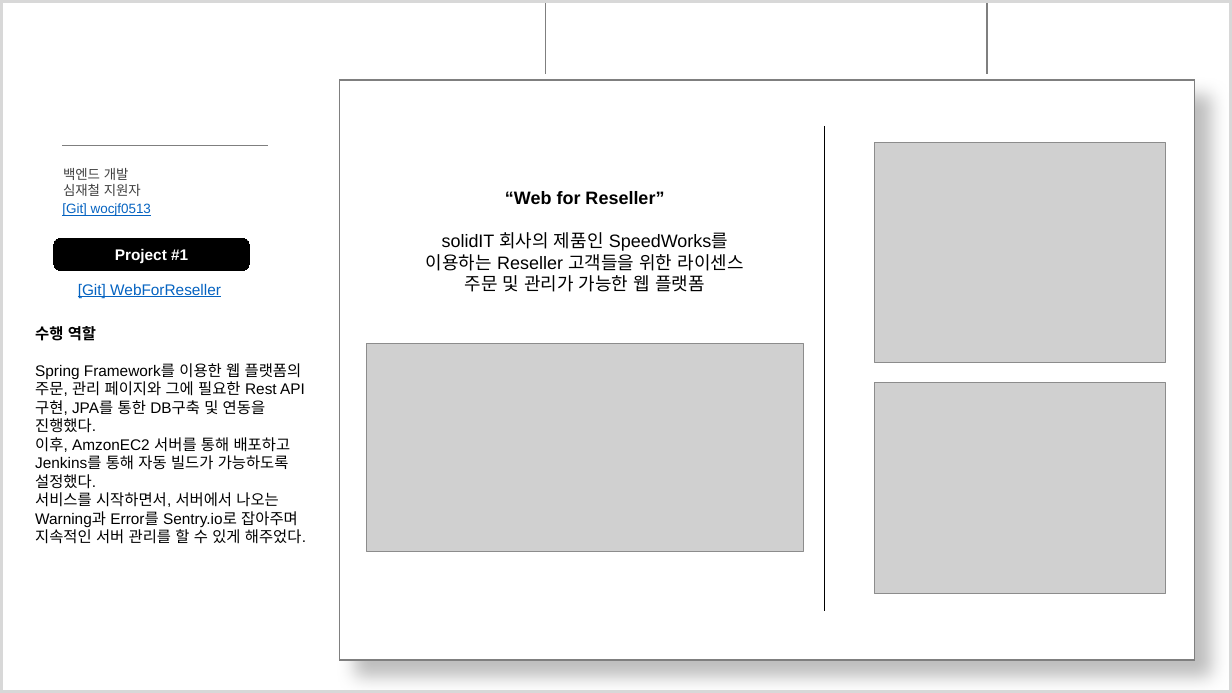
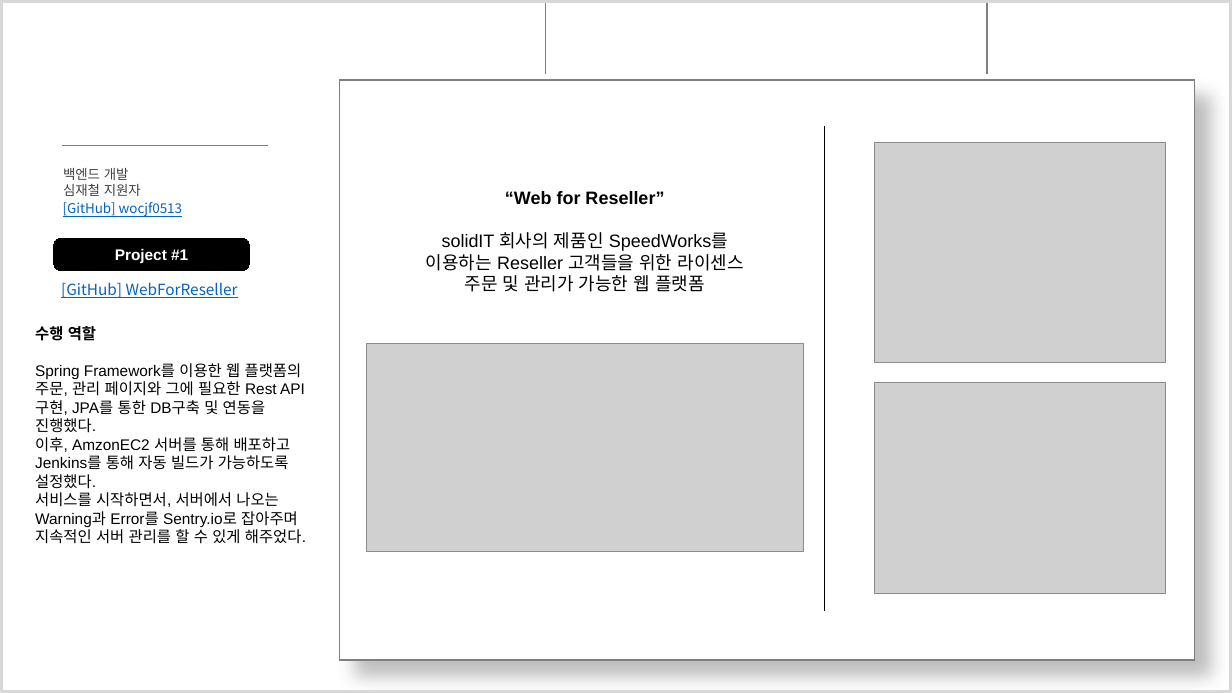
Before and after one commit to wocjf0513/portfolio-ppt, a slide deck: slide 4 of 심재철PT.pptx. Drawn at 1232x693 pixels with LibreOffice and Linux fonts; fonts in the diff are those of the drawing; grey boxes stand for pictures; background and template pictures are left out. Boxes give left, top, right and bottom in pixels: in the first picture for what was removed or moved away, otherwise in the second. Text is boxed around its words. In the diff, an @@ line names an element or a change of style, - is before the commit and + after.

```diff
--- a/심재철PT.pptx
+++ b/심재철PT.pptx
@@ text added at (63,202,182,217), 10.5 pt, text #0563C1, underline @@
+[GitHub] wocjf0513
@@ text at (61,282,238,298): text changed; font Arial to Noto Sans CJK KR @@
-[Git] WebForReseller
+[GitHub] WebForReseller
```
Also in this commit, not shown: 4 other slides changed.
